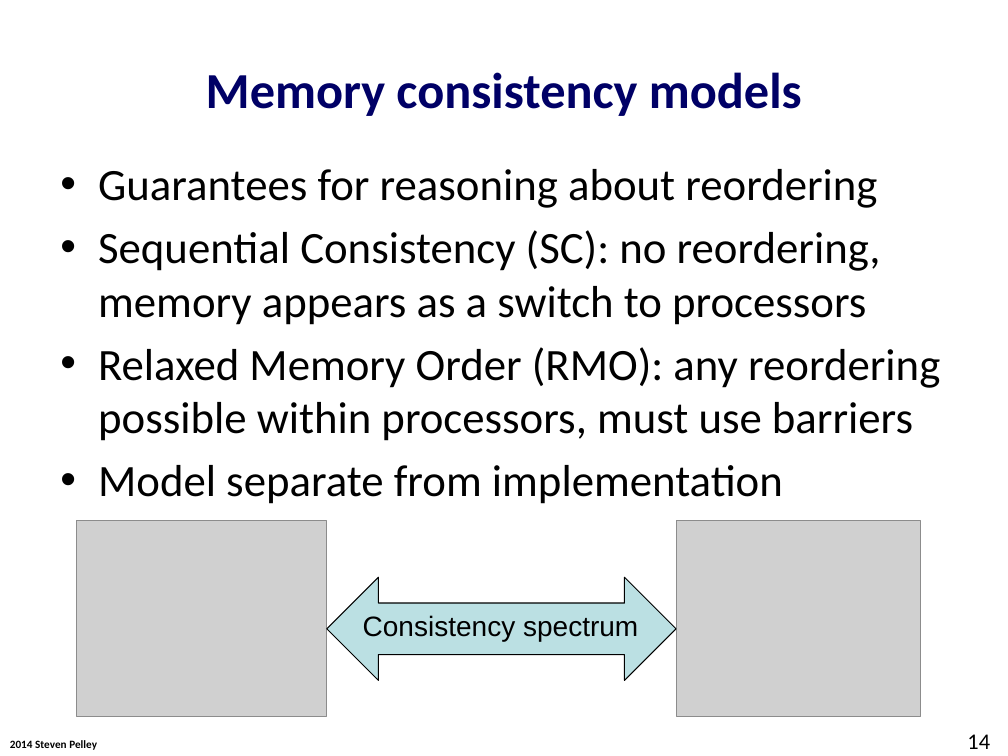
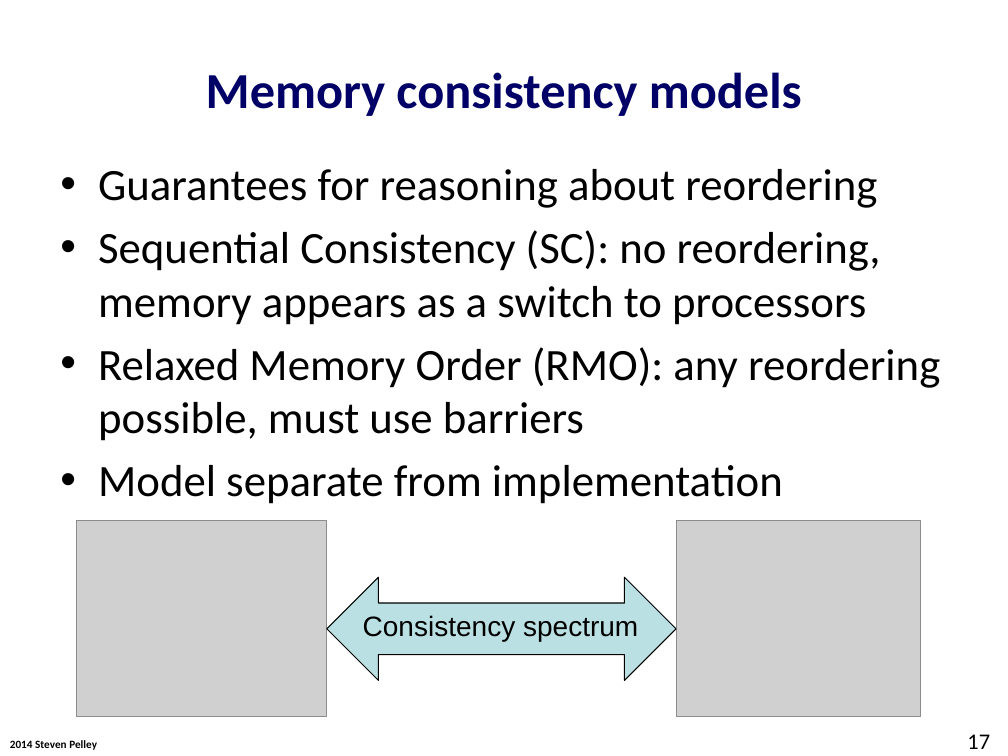
Before and after one commit to Abulila/dissertation, a slide deck: slide 17 of proposal/defense.pptx (slide 14 before the commit). Drawn at 1008x756 pixels with LibreOffice and Linux fonts; fonts in the diff are those of the drawing; grey boxes stand for pictures; background and template pictures are left out. Boxes give left, top, right and bottom in pixels: in the first picture for what was removed or moved away, otherwise in the second. Text is boxed around its words. In the diff, an @@ line names an element or a change of style, - is before the commit and + after.

```diff
--- a/proposal/defense.pptx
+++ b/proposal/defense.pptx
@@ text at box(98, 347, 940, 441): text changed @@
-• Relaxed Memory Order (RMO): any reordering possible within processors, must use barriers
+• Relaxed Memory Order (RMO): any reordering possible, must use barriers
@@ page number at box(967, 734, 990, 749): text changed @@
-14
+17
```
Also in this commit, not shown: 22 other slides changed, 11 slides added, 5 slides removed.
